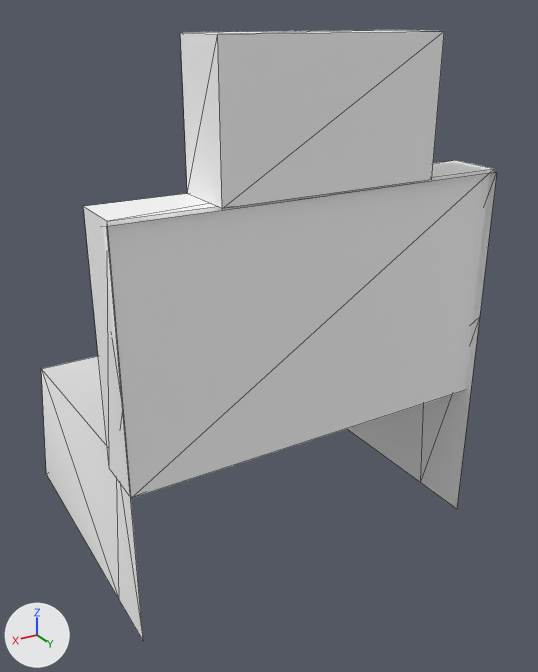
The FBX model JustynsVehiclePack/common/media/models_X/vehicles/JVP_LRSeatFrontRight.fbx, before and after one commit.
One viewpoint serves both versions: a camera (50 mm lens) standing at (11.1, 63.3, 80.3) and looking at (-31.5, -7.8, 44.8). Lighting does not change. The marker at lower left points along +X, +Y and +Z. The older version comes first. Mesh edges are drawn as thin lines. Vertices at exactly the same position are counted once.

The first picture shows 'JVP_LRSeatFrontRight'.
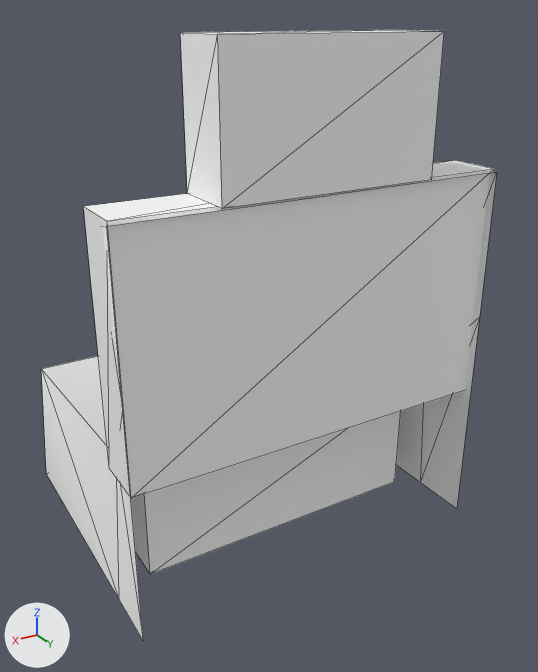
The newer file is also turned or shifted as a whole; pictures and numbers use the older file's frame.

Patch to the scene script:
```diff
--- a/JustynsVehiclePack/common/media/models_X/vehicles/JVP_LRSeatFrontRight.fbx.py
+++ b/JustynsVehiclePack/common/media/models_X/vehicles/JVP_LRSeatFrontRight.fbx.py
@@ me_jvp_lrseatfrontright @@
 # used by ob_jvp_lrseatfrontright; location = (0.0, 0.0, 0.0)
-me_jvp_lrseatfrontright.from_pydata(...)  # 34 vertices, 47 faces; spans x -52.2..-7.8, y -29.2..6.6, z 20.9..79.0
+me_jvp_lrseatfrontright.from_pydata(...)  # 42 vertices, 59 faces; spans x -52.2..-7.8, y -29.2..6.6, z 20.9..79.0
+# me_jvp_lrseatfrontright part 1: a new loose piece, a box spanning x -48.2..-12.2, y -25.4..-1.9, z 21.5..36.0, in mat_truckinterior (white #ffffff)
 me_jvp_lrseatfrontright.materials.append(mat_truckinterior)
```

Boxes (x1, y1, x2, y2) around the edits, measured in the pictures (538 x 672 px):
part 1 of me_jvp_lrseatfrontright, added: after (131, 412, 400, 574)
